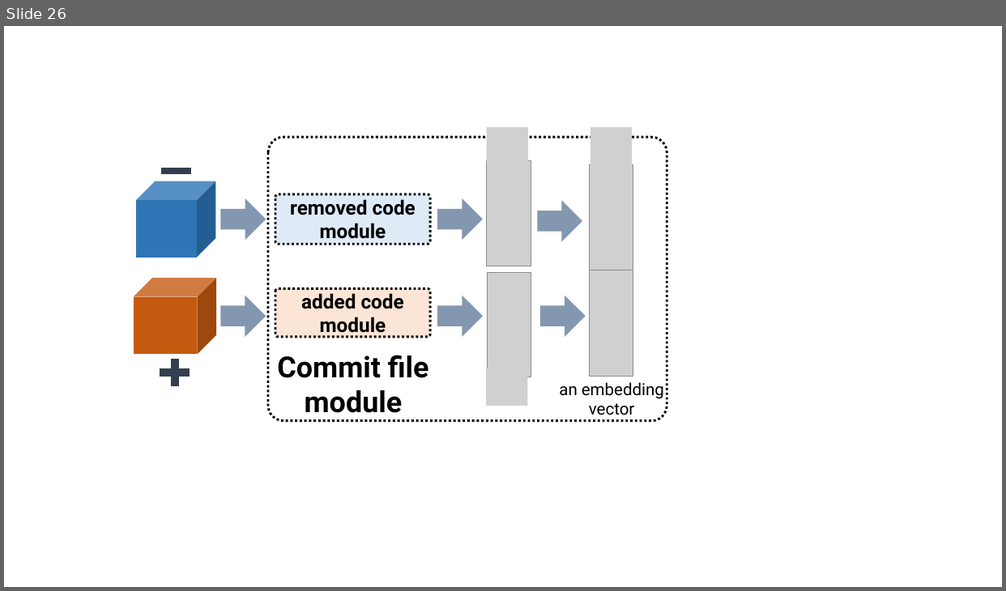
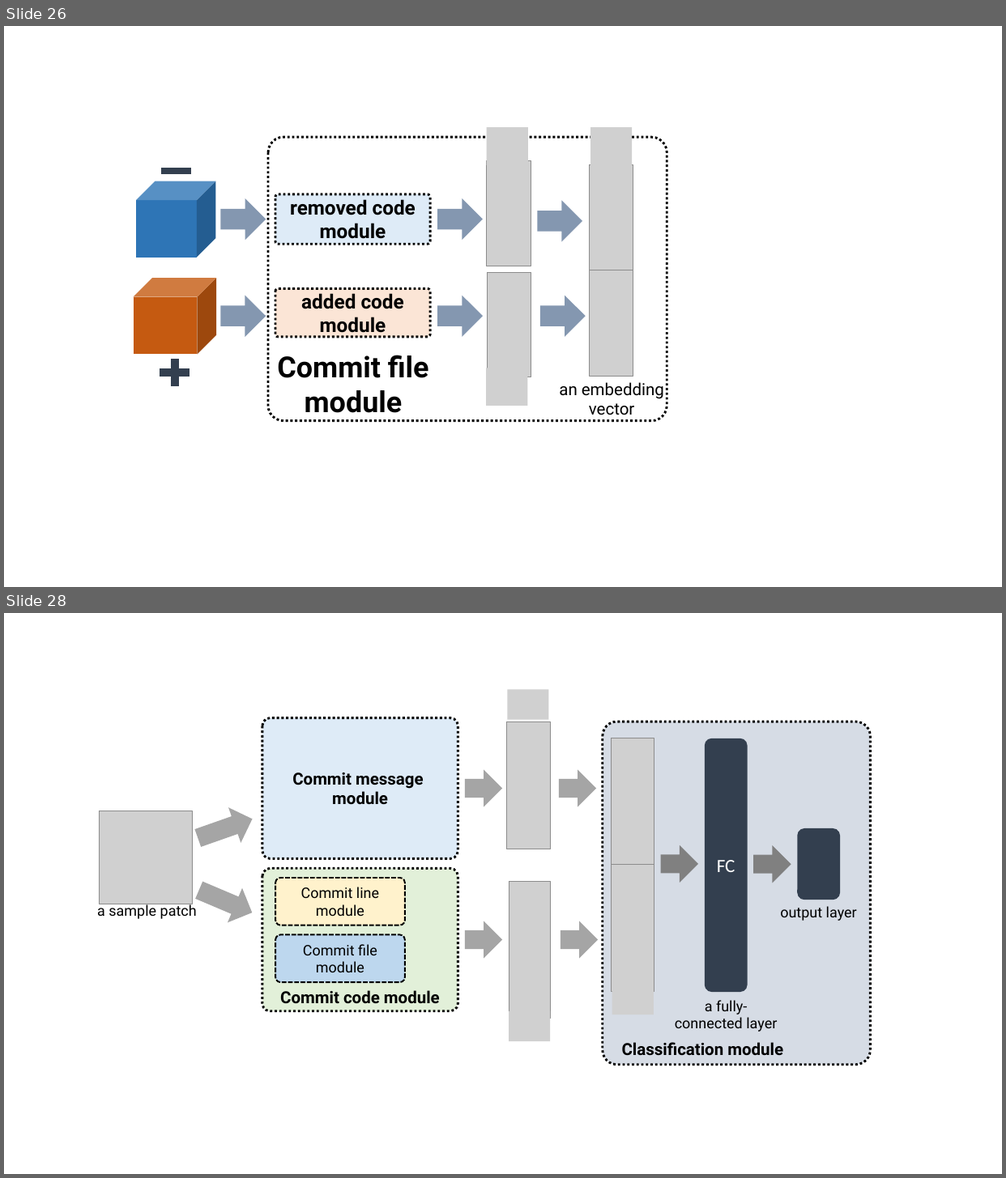
Before and after one commit to hvdthong/PatchNetTool_paper, a slide deck: ppt/framework_ver1.pptx. Shown one above the other, each under a label of ours: slide 26 before the commit, slides 26 and 28 after it; the slides between them are not shown. The pictures are 1006x591 and 1006x1178 pixels, drawn with LibreOffice and Linux fonts; fonts in the diff are those of the drawing; grey boxes stand for pictures. Boxes give left, top, right and bottom in pixels: in the first picture for what was removed or moved away, otherwise in the second. Text is boxed around its words. In the diff, an @@ line names an element or a change of style, - is before the commit and + after.

Commit message:
upload patchnet

```diff
--- a/ppt/framework_ver1.pptx
+++ b/ppt/framework_ver1.pptx
@@ slide 28 added at <box>4,613,1002,1174</box>, background #FFFFFF @@
@@ picture added at <box>507,689,548,719</box> @@
@@ rounded rectangle added at <box>262,717,458,858</box>, fill #DEEBF7, outline #000000 2.25 pt dashed @@
@@ picture added at <box>507,722,551,849</box> @@
@@ rounded rectangle added at <box>603,722,871,1064</box>, fill #D6DCE5, outline #000000 2.25 pt dashed @@
@@ picture added at <box>612,738,654,865</box> @@
@@ rounded rectangle added at <box>705,739,748,993</box>, fill #333F50, 18 pt, text #FFFFFF @@
+FC
@@ text added at <box>292,773,424,805</box>, 16 pt, text #000000, bold @@
+Commit message
+module
@@ right arrow added at <box>465,769,503,807</box>, fill #A5A5A5 @@
@@ right arrow added at <box>559,769,596,807</box>, fill #A5A5A5 @@
@@ right arrow added at <box>192,802,258,856</box>, fill #A5A5A5 @@
@@ picture added at <box>99,811,192,905</box> @@
@@ rounded rectangle added at <box>798,828,840,900</box>, fill #333F50 @@
@@ right arrow added at <box>661,845,698,883</box>, fill #808080 @@
@@ right arrow added at <box>753,845,791,884</box>, fill #808080 @@
@@ right arrow added at <box>191,874,259,931</box>, fill #A5A5A5 @@
@@ rounded rectangle added at <box>262,868,458,1012</box>, fill #E2F0D9, outline #000000 2.25 pt dashed @@
@@ rounded rectangle added at <box>275,878,405,926</box>, fill #FFF2CC, outline #000000 1.5 pt dashed, 14 pt, text #000000 @@
+Commit line module
@@ picture added at <box>612,865,654,993</box> @@
@@ text added at <box>97,903,197,919</box>, 14 pt, text #000000 @@
+a sample patch
@@ picture added at <box>509,882,551,1019</box> @@
@@ right arrow added at <box>465,922,503,959</box>, fill #A5A5A5 @@
@@ right arrow added at <box>560,922,598,959</box>, fill #A5A5A5 @@
@@ text added at <box>780,906,857,921</box>, 14 pt, text #000000 @@
+output layer
@@ rounded rectangle added at <box>275,935,405,983</box>, fill #BDD7EE, outline #000000 1.5 pt dashed, 14 pt, text #000000 @@
+Commit file module
@@ text added at <box>280,990,440,1004</box>, 16 pt, text #000000, bold @@
+Commit code module
@@ picture added at <box>612,985,653,1015</box> @@
@@ text added at <box>675,1000,777,1032</box>, 14 pt, text #000000 @@
+a fully-connected layer
@@ picture added at <box>509,1012,550,1041</box> @@
@@ text added at <box>622,1042,783,1056</box>, 16 pt, text #000000, bold @@
+Classification module
```
Also in this commit, not shown: 1 other slide added, 2 other files.
